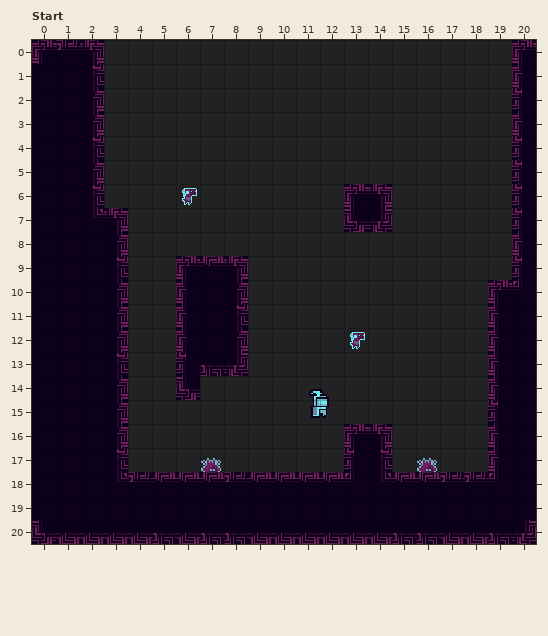
An edit to a level. LDtk project, assets/ldtk/spire.ldtk. That is the earlier state.
Cells are 16x16 px. Shown: Start x 0..20, y 0..20. The commit also changed other parts of the map, which this record leaves out. Not drawn, because the pictures are missing: unchanged layer "Foreground".
Once edited:
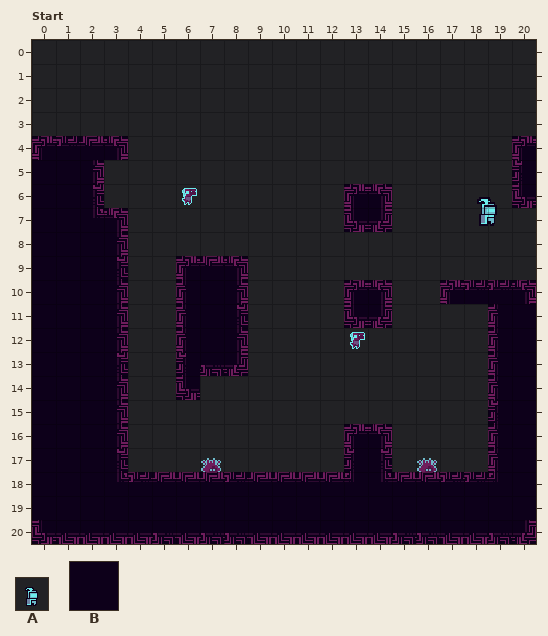
Key: from "Knight": A 0; from "WallsComposite": B 1 "walls".
_ is an empty cell, . an unchanged one.
Objects are placed by their top-left corner, in cells (3,4 is the top-left corner of cell 3,4); size is 1x1 cell unless given.
The exact change:
--- layer "WallsComposite"
@@ x 0..20 @@
- 0 BBB.................B
- 1 BBB.................B
- 2 BBB.................B
- 3 BBB.................B
- 4 ..._.................
+ 0 ___................._
+ 1 ___................._
+ 2 ___................._
+ 3 ___................._
+ 4 ...B.................
@@ x 13..20 @@
- 7 .......B
- 8 .......B
- 9 .......B
-10 __..__..
-11 __......
+ 7 ......._
+ 8 ......._
+ 9 ......._
+10 BB..BB..
+11 BB......
--- layer "Entities"
-A "Knight" at 11,14 size 2x2
+A "Knight" at 18,6 size 2x2
